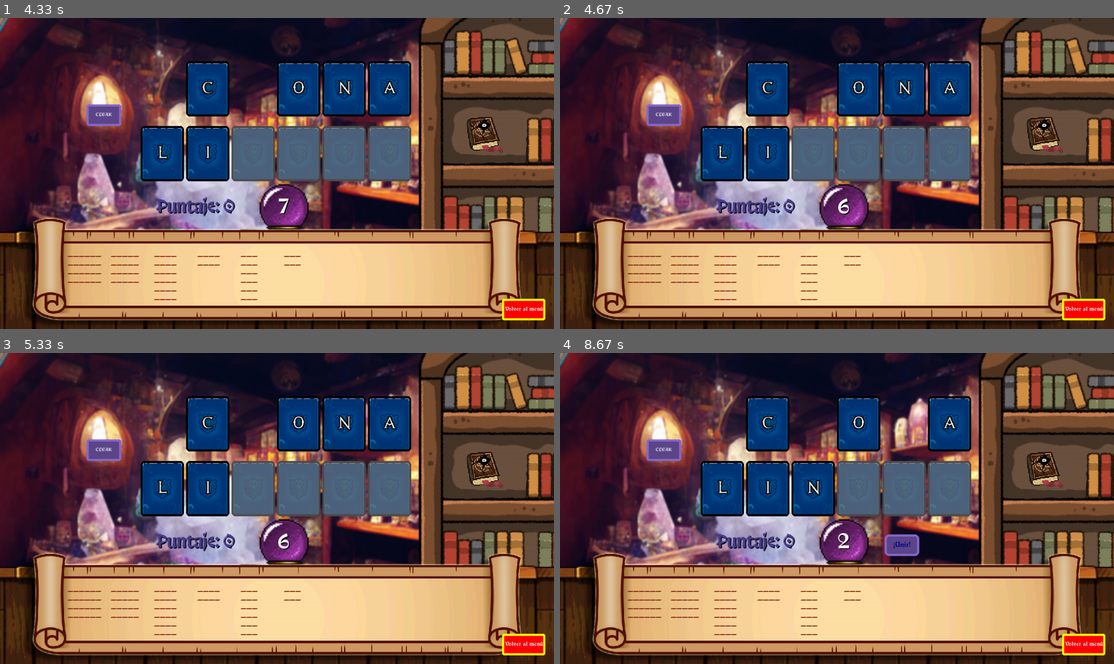
Above: before the commit, frames 1-4 (two rows, left to right).
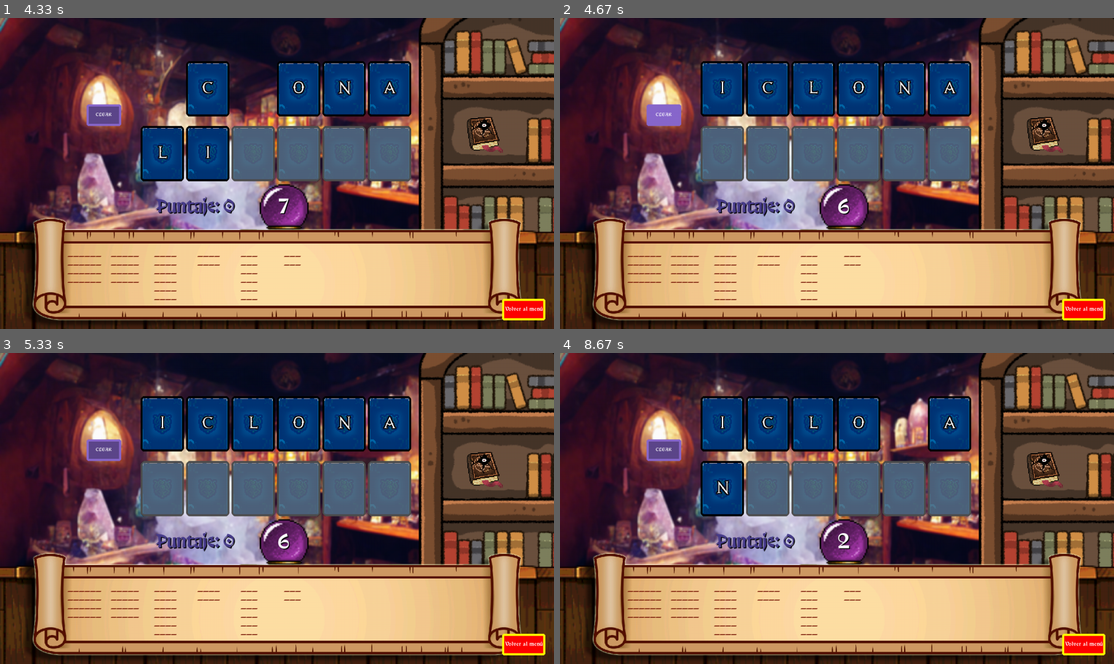
Above: after the commit, the same moments.

Repository: juliancz-a/SP_GRUPO_5_Pygame
Game: pygame game, started from code/class_game.py
Two runs of this game, one before a commit and one after it. Both use one fixed random seed, a clock stepped at 60 frames per second and the inputs below.
Inputs (mouse positions are in pixels of both pictures, inside the frame that each line leads up to):
- Up to frame 1 (4.33 s): click "Jugar" at 0.38 s; press the mouse at (520, 310) at 0.7 s; move the mouse to (332, 210) at 0.8 s; release the mouse at (144, 111) at 0.93 s; press the mouse at (520, 310) at 1.53 s; move the mouse to (376, 192) at 1.63 s; release the mouse at (232, 70) at 1.77 s
- Up to frame 2 (4.67 s): press the mouse at (665, 114) at 4.37 s; move the mouse to (659, 108) at 4.47 s; release the mouse at (659, 105) at 4.6 s
- Up to frame 3 (5.33 s): press the mouse at (204, 424) at 4.7 s; move the mouse to (210, 511) at 4.8 s; release the mouse at (216, 598) at 4.93 s
- Up to frame 4 (8.67 s): press the mouse at (814, 424) at 6.03 s; move the mouse to (742, 436) at 6.13 s; release the mouse at (676, 449) at 6.27 s; press the mouse at (1041, 468) at 6.37 s; move the mouse to (859, 520) at 6.47 s; release the mouse at (670, 573) at 6.6 s; press the mouse at (665, 449) at 7.7 s; move the mouse to (787, 505) at 7.8 s; release the mouse at (909, 558) at 7.93 s; press the mouse at (1080, 645) at 8.03 s; move the mouse to (892, 608) at 8.13 s; release the mouse at (704, 570) at 8.27 s; press the mouse at (903, 424) at 8.37 s; move the mouse to (909, 430) at 8.47 s; release the mouse at (914, 436) at 8.6 s

Frame 1 is identical in both runs. In frame 2, 5.9% of the frame differs, in the area x 16-50%, y 13-53%; in frame 3, 5.6%; in frame 4, 6.1%, in the area x 25-65%, y 13-66%.

Commit message:
ahora si, clear_button

Diff:
--- a/code/class_play.py
+++ b/code/class_play.py
@@ -96,10 +96,6 @@
                         reset_pos(card_list, letras_seleccionadas, free_spaces, p_list)
                         score = sum_score(score, word)
 
-                elif event.type == pygame.KEYDOWN:
-                    if self.clear_button.interaction(event):
-                        reset_pos(card_list, letras_seleccionadas, free_spaces, p_list)
-
                 elif count_select_letters(letras_seleccionadas) > 2:
                     join = self.join_button.interaction(event)
                     if join:
@@ -109,6 +105,9 @@
                 set_cards_interaction(event, card_list, letras_seleccionadas, p_list, free_spaces)
                 if comodin is False:
                     comodin = self.comodin_button.interaction(event)
+
+                if self.clear_button.interaction(event):
+                    reset_pos(card_list, letras_seleccionadas, free_spaces, p_list)
 
             if comodin and activate_comodin == 0:
                 random_letter = select_random_letter(combinaciones)
